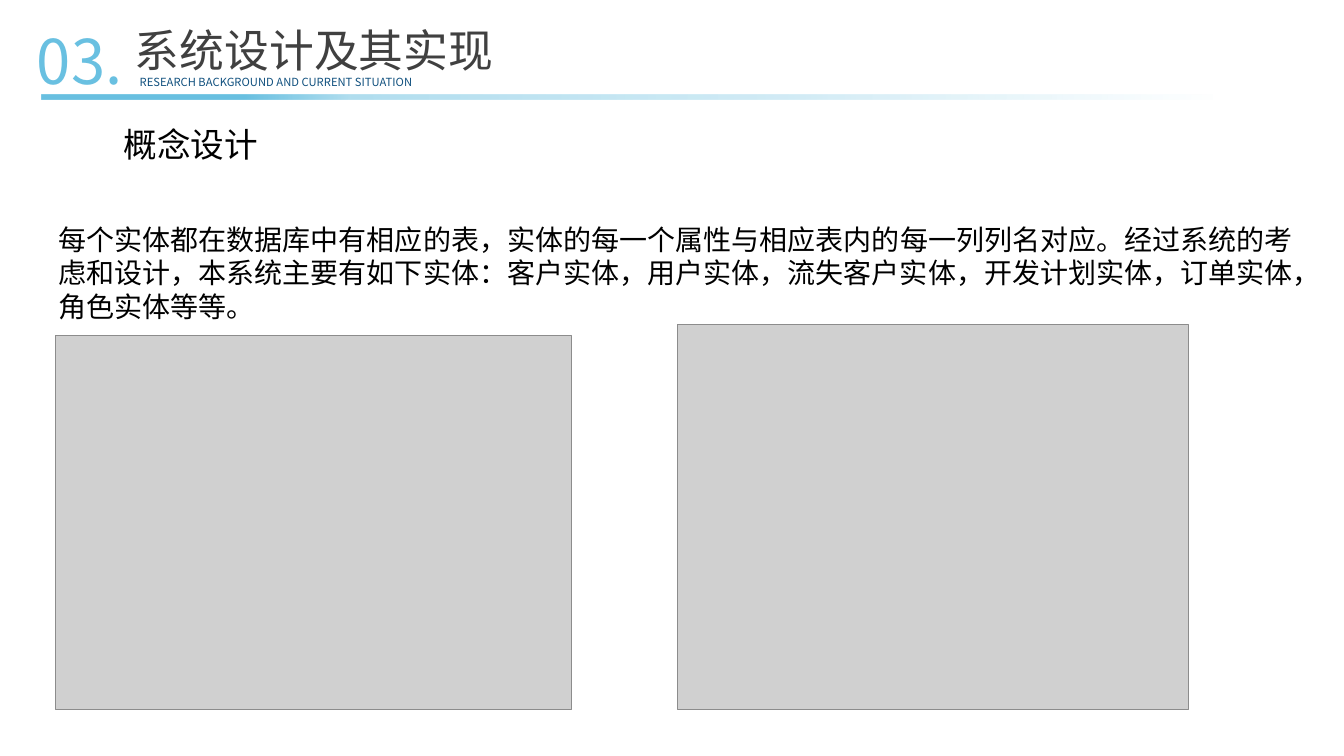
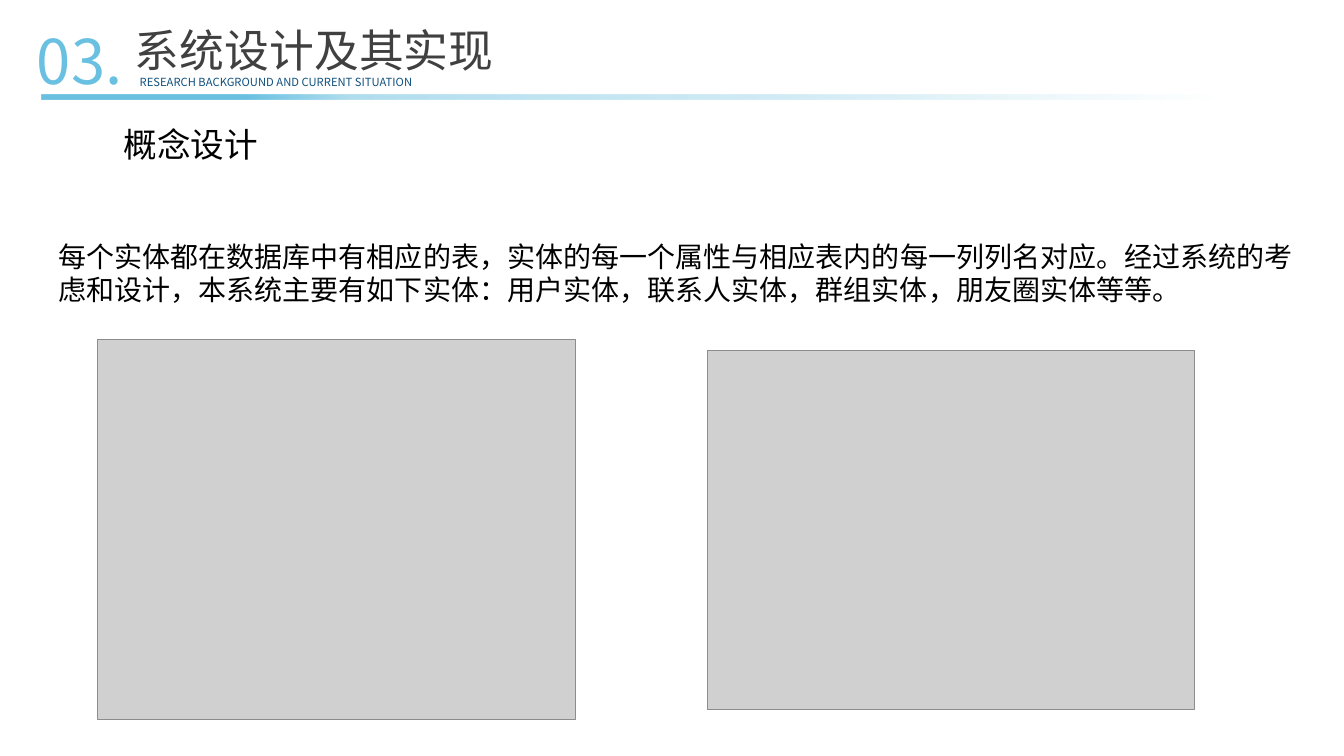
Before and after one commit to ConsoleLZ/chat-app, a slide deck: slide 15 of 毕业论文/毕业答辩(系统开发）.pptx. Drawn at 1344x756 pixels with LibreOffice and Linux fonts; fonts in the diff are those of the drawing; grey boxes stand for pictures. Boxes give left, top, right and bottom in pixels: in the first picture for what was removed or moved away, otherwise in the second. Text is boxed around its words. In the diff, an @@ line names an element or a change of style, - is before the commit and + after.

```diff
--- a/毕业论文/毕业答辩(系统开发）.pptx
+++ b/毕业论文/毕业答辩(系统开发）.pptx
@@ text in rectangle at (58, 243, 1292, 303): text changed @@
-每个实体都在数据库中有相应的表，实体的每一个属性与相应表内的每一列列名对应。经过系统的考虑和设计，本系统主要有如下实体：客户实体，用户实体，流失客户实体，开发计划实体，订单实体，角色实体等等。
+每个实体都在数据库中有相应的表，实体的每一个属性与相应表内的每一列列名对应。经过系统的考虑和设计，本系统主要有如下实体：用户实体，联系人实体，群组实体，朋友圈实体等等。
@@ picture: place and size @@
-picture at (55, 336, 572, 710)
+picture at (98, 340, 577, 720)
@@ picture: place and size @@
-picture at (679, 325, 1189, 711)
+picture at (707, 350, 1195, 709)
```
Also in this commit, not shown: 10 other slides changed, 3 other files.
